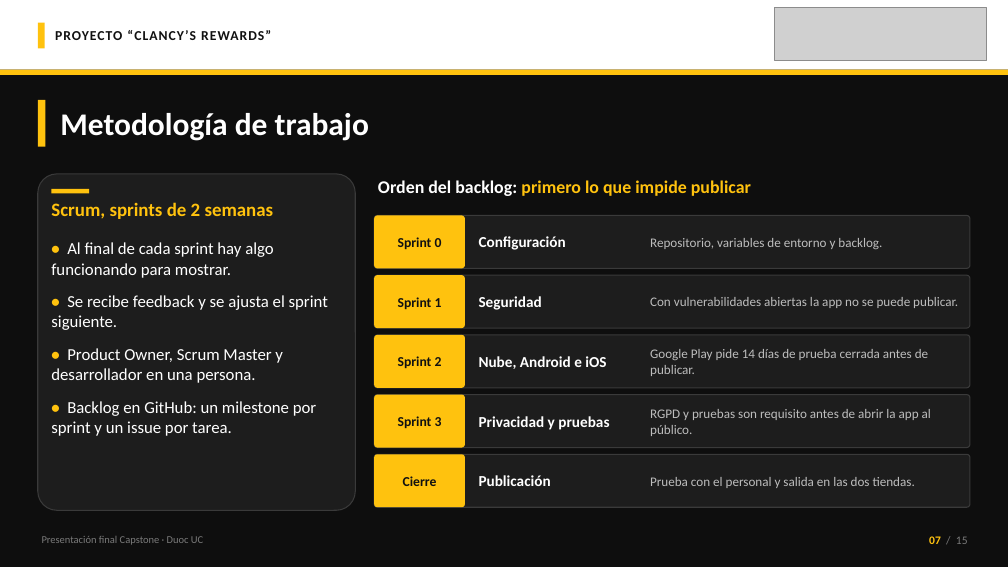
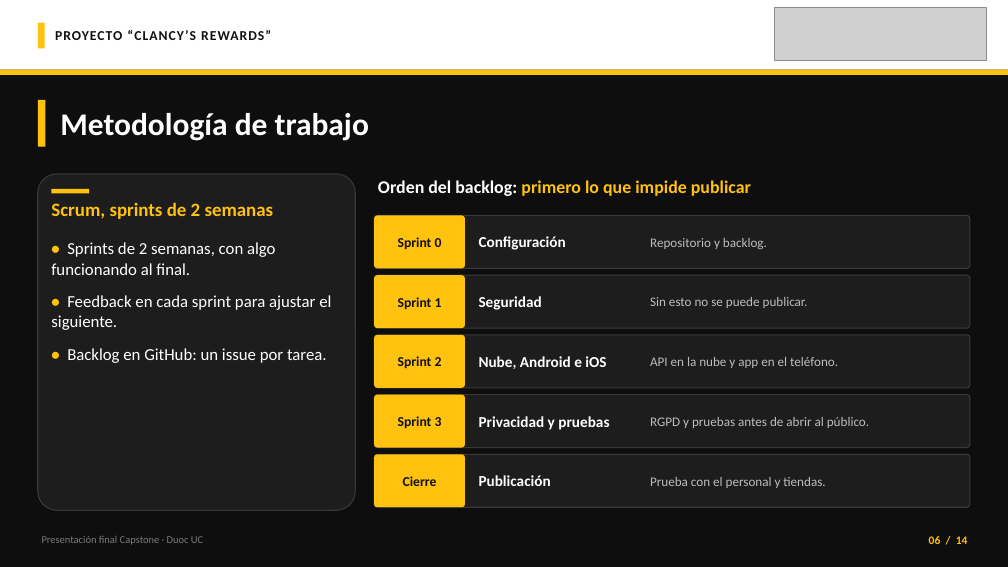
Before and after one commit to 44ndy/clancys-rewards, a slide deck: slide 6 of Fase 3/Evidencias Grupales/Presentación Final del proyecto (Español).pptx (slide 7 before the commit). Drawn at 1008x567 pixels with LibreOffice and Linux fonts; fonts in the diff are those of the drawing; grey boxes stand for pictures. Boxes give left, top, right and bottom in pixels: in the first picture for what was removed or moved away, otherwise in the second. Text is boxed around its words. In the diff, an @@ line names an element or a change of style, - is before the commit and + after.

Commit message:
Simplificar la presentación final y acortar el guion a 7 minutos
- Misma estructura que la plantilla de la docente: 14 láminas, sin la
  lámina extra de caso de uso (el flujo se ve en la demo).
- Menos texto en cada lámina; los detalles se explican hablando.
- Guion nuevo, corto y con lo más importante en negrita; notas del orador
  sincronizadas.

```diff
--- a/Fase 3/Evidencias Grupales/Presentación Final del proyecto (Español).pptx
+++ b/Fase 3/Evidencias Grupales/Presentación Final del proyecto (Español).pptx
@@ text at (650, 238, 767, 249): text changed @@
-Repositorio, variables de entorno y backlog.
+Repositorio y backlog.
@@ text at (51, 242, 331, 363): text changed @@
-• Al final de cada sprint hay algo funcionando para mostrar.
-• Se recibe feedback y se ajusta el sprint siguiente.
-• Product Owner, Scrum Master y desarrollador en una persona.
-• Backlog en GitHub: un milestone por sprint y un issue por tarea.
+• Sprints de 2 semanas, con algo funcionando al final.
+• Feedback en cada sprint para ajustar el siguiente.
+• Backlog en GitHub: un issue por tarea.
@@ text at (650, 297, 808, 308): text changed @@
-Con vulnerabilidades abiertas la app no se puede publicar.
+Sin esto no se puede publicar.
@@ text at (650, 357, 838, 368): text changed @@
-Google Play pide 14 días de prueba cerrada antes de publicar.
+API en la nube y app en el teléfono.
@@ text at (650, 417, 869, 428): text changed @@
-RGPD y pruebas son requisito antes de abrir la app al público.
+RGPD y pruebas antes de abrir al público.
@@ text at (650, 477, 825, 488): text changed @@
-Prueba con el personal y salida en las dos tiendas.
+Prueba con el personal y tiendas.
@@ text at (929, 536, 968, 544): text changed; text colour #7A7A7A to #FFC20E; bold on @@
-07 / 15
+06 / 14
```
Also in this commit, not shown: 11 other slides changed, 1 slide removed, 1 other file.
